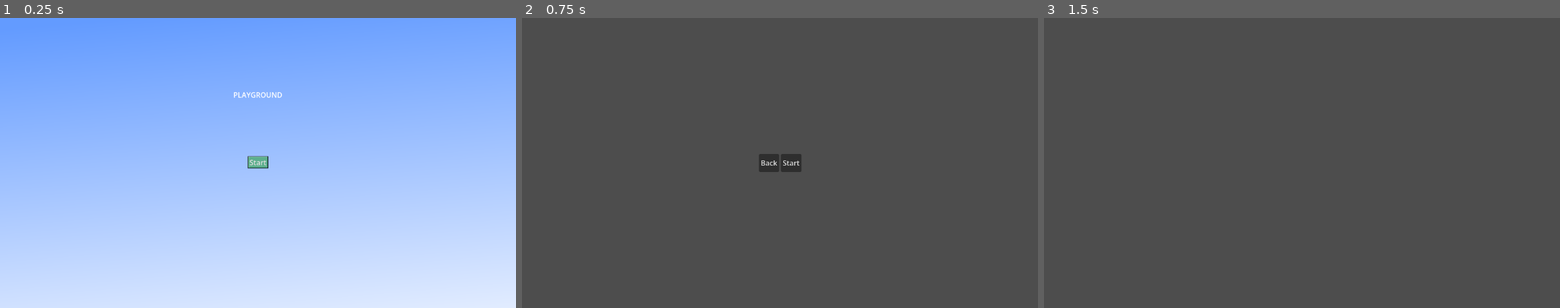
Above: before the commit, frames 1-3 (left to right).
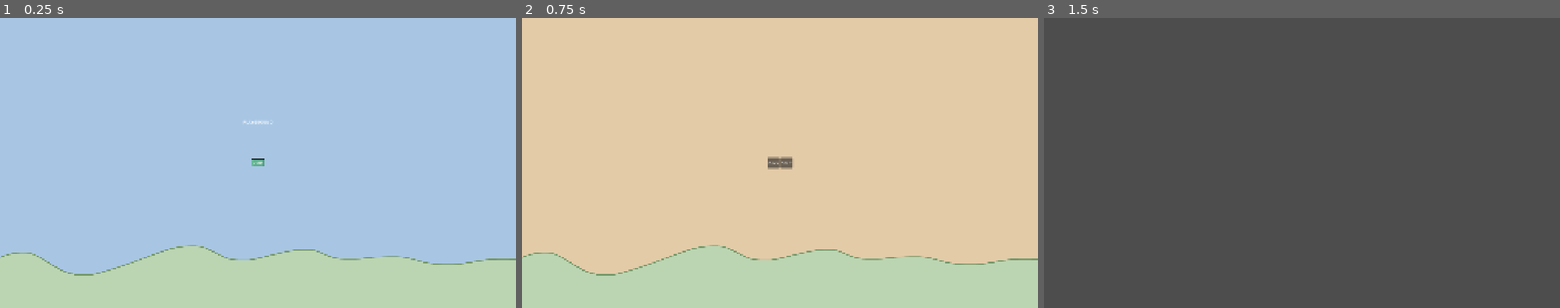
Above: after the commit, the same moments.

Repository: pixcai/playground
Game: Godot game, scene res://playground.tscn
Two runs of this game, one before a commit and one after it. Both use one fixed random seed, a clock stepped at 60 frames per second and the inputs below.
Inputs:
- Up to frame 1 (0.25 s): no input
- Up to frame 2 (0.75 s): click "Start" at 0.5 s
- Up to frame 3 (1.5 s): click "Start" at 1.25 s

The runs differ from the first frame. In frame 1, 100% of the frame differs, in the area x 0-100%, y 0-100%; in frame 2, 100%; in frame 3, nothing differs.

Commit message:
Update background

Diff:
--- a/project.godot
+++ b/project.godot
@@ -22,9 +22,12 @@
 
 [display]
 
-window/stretch/mode="viewport"
+window/size/viewport_width=1920
+window/size/viewport_height=1080
+window/stretch/mode="canvas_items"
 window/stretch/aspect="expand"
-window/stretch/scale_mode="integer"
+window/size/window_width_override.macos=2560
+window/size/window_height_override.macos=1440
 
 [editor_plugins]
 
@@ -44,6 +47,5 @@
 
 [rendering]
 
-textures/canvas_textures/default_texture_filter=0
 rendering_device/driver.windows="d3d12"
 lights_and_shadows/multi_bounce_occlusion/enabled=true
--- a/scenes/ui/screens/sample_select/sample_select_screen.tscn
+++ b/scenes/ui/screens/sample_select/sample_select_screen.tscn
@@ -1,6 +1,7 @@
 [gd_scene format=3 uid="uid://d2qohfll4tmly"]
 
 [ext_resource type="Script" uid="uid://c4o8csnhxk1ra" path="res://scenes/ui/screens/sample_select/sample_select_screen.gd" id="1_vhrxj"]
+[ext_resource type="Texture2D" uid="uid://dmpvukoirx5t2" path="res://assets/sample_select_background.png" id="2_ynh2y"]
 
 [node name="SampleSelectScreen" type="Control" unique_id=2133640568]
 layout_mode = 3
@@ -10,6 +11,12 @@
 grow_horizontal = 2
 grow_vertical = 2
 script = ExtResource("1_vhrxj")
+
+[node name="TextureRect" type="TextureRect" parent="." unique_id=930917084]
+layout_mode = 0
+offset_right = 40.0
+offset_bottom = 40.0
+texture = ExtResource("2_ynh2y")
 
 [node name="HBoxContainer" type="HBoxContainer" parent="." unique_id=242642755]
 layout_mode = 1
--- a/scripts/autoload/global.gd
+++ b/scripts/autoload/global.gd
@@ -2,8 +2,4 @@
 
 
 func _ready() -> void:
-	init_window()
-
-
-func init_window() -> void:
-	get_window().size *= DisplayServer.screen_get_scale()
+	pass
Binary file changed: assets/background.png
Binary file added: assets/sample_select_background.png
Not shown, added: assets/sample_select_background.png.import
